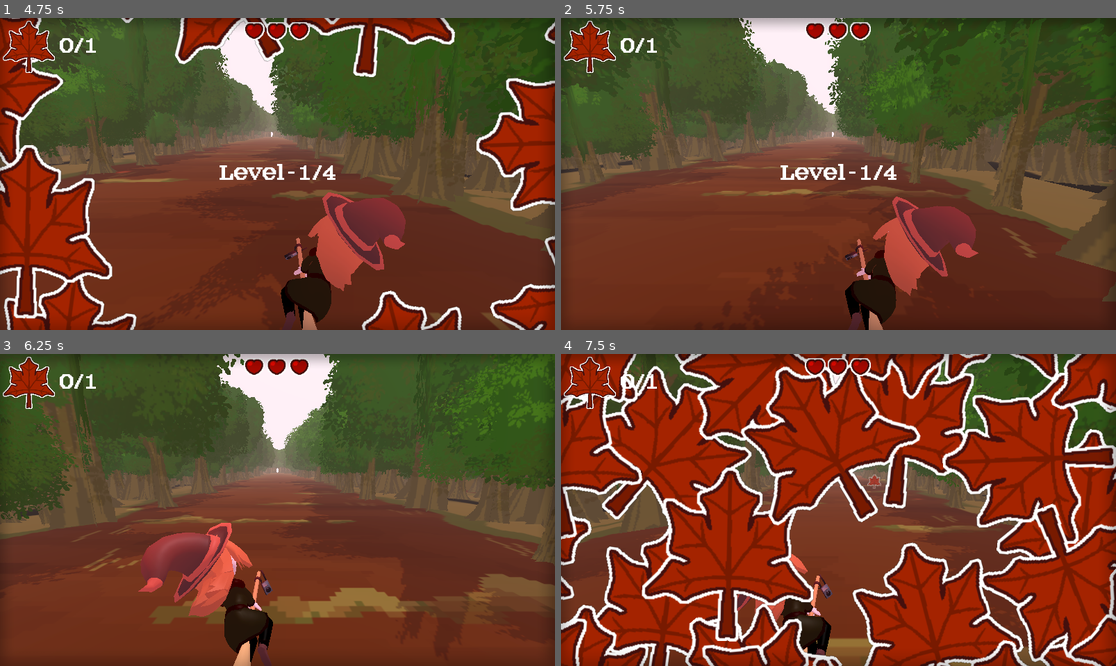
Above: before the commit, frames 1-4 (two rows, left to right).
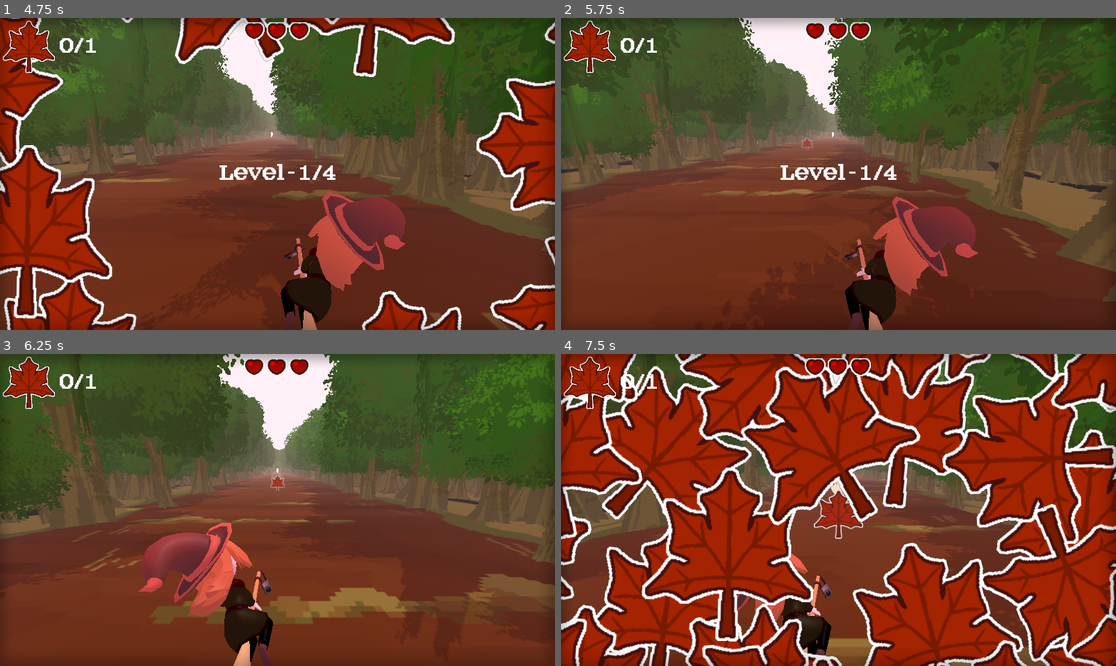
Above: after the commit, the same moments.

Repository: wewewer123/Cozy-Chaos-Fall-2025
Game: Godot game, scene res://scenes/game/GameHolder.tscn
The game is run twice, just before and just after one commit, with the same random seed, the same clock (stepped at 60 frames per second) and the same inputs.
Inputs (mouse positions are in pixels of both pictures, inside the frame that each line leads up to):
- Up to frame 1 (4.75 s): tap Enter at 0.5 s; move the mouse to (399, 158) at 0.52 s; hold D (right) 0.53-1.25 s; tap G (read_leaf) at 0.6 s; click (399, 158) at 0.67 s; click "tutorial" at 1.25 s; click "start" at 2 s; click "start" at 2.75 s; move the mouse to (277, 174) at 3.52 s; hold A (left) 3.53-4.28 s; tap H (read_lives) at 3.6 s; click (277, 174) at 3.67 s; move the mouse to (333, 105) at 4.27 s; hold D (right) from 4.28 s (still down); tap T at 4.35 s
- Up to frame 2 (5.75 s): keep holding D (right); move the mouse to (810, 236) at 5.02 s; tap Y at 5.1 s; click (810, 236) at 5.17 s
- Up to frame 3 (6.25 s): move the mouse to (444, 556) at 5.77 s; release D (right) at 5.78 s; hold A (left) from 5.78 s (still down); tap Tab at 5.85 s
- Up to frame 4 (7.5 s): keep holding A (left); tap Escape (escape) at 6.4 s; move the mouse to (672, 463) at 6.52 s; tap G (read_leaf) at 6.6 s; move the mouse to (866, 510) at 7.27 s; tap H (read_lives) at 7.35 s; click (866, 510) at 7.42 s

Frame 1 is identical in both runs. In frame 2, less than 0.1% of the frame differs, in the area x 43-97%, y 38-57%; in frame 3, less than 0.1%; in frame 4, 0.8%, in the area x 45-58%, y 38-60%.
Error before the commit: Invalid access to property or key 'leaf' on a base object of type 'Nil'. (res://scripts/game/game_manager.gd:61)
Error after the commit: Invalid access to property or key 'leaf' on a base object of type 'Nil'. (res://scripts/game/game_manager.gd:45)

Commit message:
Adds Voice Line Manager To All Scenes

Diff:
--- a/scenes/game/GameManager.tscn
+++ b/scenes/game/GameManager.tscn
@@ -1,11 +1,6 @@
-[gd_scene load_steps=16 format=3 uid="uid://dvlf5mhwcncbc"]
+[gd_scene load_steps=11 format=3 uid="uid://dvlf5mhwcncbc"]
 
 [ext_resource type="Script" uid="uid://67adang6a16o" path="res://scripts/game/game_manager.gd" id="1_unqrf"]
-[ext_resource type="AudioStream" uid="uid://ccgcv367au3un" path="res://assets/audio/Voicelines/Radio Guy/level1_radio_01_fx.wav" id="2_mhx6a"]
-[ext_resource type="AudioStream" uid="uid://bum5ohedxajlh" path="res://assets/audio/Voicelines/Radio Guy/level2_radio_01_fx.wav" id="3_o1ahd"]
-[ext_resource type="AudioStream" uid="uid://dfum3yse08ucb" path="res://assets/audio/Voicelines/Radio Guy/level3_radio_01_fx.wav" id="4_gvcca"]
-[ext_resource type="AudioStream" uid="uid://dwbsg0gww8yg5" path="res://assets/audio/Voicelines/Radio Guy/level4_radio_01_fx.wav" id="5_mydsw"]
-[ext_resource type="AudioStream" uid="uid://dgqd61cnjtwlu" path="res://assets/audio/Voicelines/Radio Guy/ending_radio_fx.wav" id="6_t4l15"]
 [ext_resource type="PackedScene" uid="uid://c5h0614qa13mh" path="res://scenes/ui/main_menu.tscn" id="7_mhx6a"]
 [ext_resource type="PackedScene" uid="uid://dyftg85otyil" path="res://scenes/world/Levels/Level1.tscn" id="7_uut2o"]
 [ext_resource type="PackedScene" uid="uid://ebwap5j0m8u" path="res://scenes/world/Levels/Level2.tscn" id="8_tub3f"]
@@ -13,32 +8,23 @@
 [ext_resource type="PackedScene" uid="uid://dry5v5b61sduq" path="res://scenes/world/Levels/Level4.tscn" id="10_qowum"]
 [ext_resource type="PackedScene" uid="uid://bs1cs7i43kjyp" path="res://scenes/ui/transition_leaf.tscn" id="11_0rt5h"]
 [ext_resource type="PackedScene" uid="uid://yl18bhn288tf" path="res://scenes/ui/win_scene.tscn" id="12_o1ahd"]
-[ext_resource type="PackedScene" uid="uid://cjqqr86ajhh1y" path="res://scenes/world/Levels/tutorial.tscn" id="13_mydsw"]
+[ext_resource type="PackedScene" uid="uid://cb2djpuc8jldn" path="res://scenes/world/Levels/tutorial.tscn" id="13_mydsw"]
 [ext_resource type="PackedScene" uid="uid://cikhnrmajljah" path="res://scenes/world/BackgroundMusic.tscn" id="14_gvcca"]
 
-[node name="GameManager" type="Node" node_paths=PackedStringArray("transition", "radio_audio_source")]
+[node name="GameManager" type="Node" node_paths=PackedStringArray("transition")]
 script = ExtResource("1_unqrf")
 transition = NodePath("CanvasLayer")
-radio_audio_source = NodePath("RadioGuy")
-radioLevel1 = ExtResource("2_mhx6a")
-radioLevel2 = ExtResource("3_o1ahd")
-radioLevel3 = ExtResource("4_gvcca")
-radioLevel4 = ExtResource("5_mydsw")
-radioEnd = ExtResource("6_t4l15")
 mainMenuScene = ExtResource("7_mhx6a")
+tutorial = ExtResource("13_mydsw")
 levelScene1 = ExtResource("7_uut2o")
 levelScene2 = ExtResource("8_tub3f")
 levelScene3 = ExtResource("9_qxkjd")
 levelScene4 = ExtResource("10_qowum")
 winScene = ExtResource("12_o1ahd")
-tutorial = ExtResource("13_mydsw")
 
 [node name="CanvasLayer" parent="." instance=ExtResource("11_0rt5h")]
 
 [node name="Node" type="Node" parent="."]
 
-[node name="RadioGuy" type="AudioStreamPlayer2D" parent="."]
-volume_db = 10.0
-
 [node name="Backgroundmusic" parent="." instance=ExtResource("14_gvcca")]
 volume_db = -10.0
--- a/scenes/ui/win_scene.tscn
+++ b/scenes/ui/win_scene.tscn
@@ -1,7 +1,10 @@
-[gd_scene load_steps=3 format=3 uid="uid://yl18bhn288tf"]
+[gd_scene load_steps=6 format=3 uid="uid://yl18bhn288tf"]
 
 [ext_resource type="Script" uid="uid://t1tim3b4rak1" path="res://scripts/ui/win_scene.gd" id="1_u7bdv"]
 [ext_resource type="Texture2D" uid="uid://dqoy7jrg8jmi1" path="res://assets/art/2D/ui/menu end resize 400.png" id="2_famdu"]
+[ext_resource type="PackedScene" uid="uid://cum7wm2g5hphj" path="res://scenes/world/Levels/level_voice_line_manager.tscn" id="2_m14gf"]
+[ext_resource type="AudioStream" uid="uid://dgqd61cnjtwlu" path="res://assets/audio/Voicelines/Radio Guy/ending_radio_fx.wav" id="3_v6m3t"]
+[ext_resource type="AudioStream" uid="uid://ccvfuwsnj30hx" path="res://assets/audio/Voicelines/witch/Lvl4-Witch-04.wav" id="4_7pt4q"]
 
 [node name="WinScene" type="Control"]
 layout_mode = 3
@@ -11,6 +14,9 @@
 grow_horizontal = 2
 grow_vertical = 2
 script = ExtResource("1_u7bdv")
+
+[node name="LevelVoiceLineManager" parent="." instance=ExtResource("2_m14gf")]
+_level_beginning_voice_lines = Array[AudioStream]([ExtResource("3_v6m3t"), ExtResource("4_7pt4q")])
 
 [node name="bc" type="ColorRect" parent="."]
 layout_mode = 1
--- a/scenes/world/Levels/Level1.tscn
+++ b/scenes/world/Levels/Level1.tscn
@@ -8,7 +8,9 @@
 [ext_resource type="PackedScene" uid="uid://7v0ou44u3gdb" path="res://scenes/world/decoration/tree_spawner.tscn" id="5_muapc"]
 [ext_resource type="AudioStream" uid="uid://hjlkns1dvcyy" path="res://assets/audio/music/Tea and Tiny Charms (summer).wav" id="9_2j2ko"]
 [ext_resource type="PackedScene" uid="uid://bdkni105yimiq" path="res://scenes/world/enviornment/trees_static.tscn" id="11_d7lc8"]
+[ext_resource type="PackedScene" uid="uid://cum7wm2g5hphj" path="res://scenes/world/Levels/level_voice_line_manager.tscn" id="11_k6s3k"]
 [ext_resource type="PackedScene" uid="uid://cikhnrmajljah" path="res://scenes/world/BackgroundMusic.tscn" id="11_xtfam"]
+[ext_resource type="AudioStream" uid="uid://ccgcv367au3un" path="res://assets/audio/Voicelines/Radio Guy/level1_radio_01_fx.wav" id="12_xtfam"]
 [ext_resource type="PackedScene" uid="uid://4mplcxp2vl13" path="res://scenes/world/player_locator.tscn" id="14_uvtmw"]
 
 [sub_resource type="Environment" id="Environment_3602c"]
@@ -45,5 +47,8 @@
 stream = ExtResource("9_2j2ko")
 volume_db = 1.0
 
+[node name="LevelVoiceLineManager" parent="." instance=ExtResource("11_k6s3k")]
+_level_beginning_voice_lines = Array[AudioStream]([ExtResource("12_xtfam")])
+
 [node name="WorldEnvironment" type="WorldEnvironment" parent="."]
 environment = SubResource("Environment_3602c")
--- a/scenes/world/Levels/Level2.tscn
+++ b/scenes/world/Levels/Level2.tscn
@@ -9,9 +9,13 @@
 [ext_resource type="Resource" uid="uid://ctw7pnyka6wju" path="res://scenes/world/decoration/tree/factories/tree_factory_level_2.tres" id="10_kkefh"]
 [ext_resource type="AudioStream" uid="uid://hjlkns1dvcyy" path="res://assets/audio/music/Tea and Tiny Charms (summer).wav" id="11_u6557"]
 [ext_resource type="PackedScene" uid="uid://bfa4mxrqb63dw" path="res://scenes/world/environment_light.tscn" id="12_u6557"]
+[ext_resource type="PackedScene" uid="uid://cum7wm2g5hphj" path="res://scenes/world/Levels/level_voice_line_manager.tscn" id="13_w5duo"]
 [ext_resource type="PackedScene" uid="uid://bdkni105yimiq" path="res://scenes/world/enviornment/trees_static.tscn" id="13_xhb0t"]
+[ext_resource type="AudioStream" uid="uid://dkurfvq3c5ni4" path="res://assets/audio/Voicelines/witch/Lvl2-Witch-01.wav" id="14_6wvkr"]
 [ext_resource type="Texture2D" uid="uid://t7rayi1myxm2" path="res://assets/art/2D/trees/trees_yellow/ta111.png" id="14_bgw3j"]
 [ext_resource type="PackedScene" uid="uid://cikhnrmajljah" path="res://scenes/world/BackgroundMusic.tscn" id="14_py7lu"]
+[ext_resource type="AudioStream" uid="uid://bum5ohedxajlh" path="res://assets/audio/Voicelines/Radio Guy/level2_radio_01_fx.wav" id="15_krjmf"]
+[ext_resource type="AudioStream" uid="uid://dhnxcmlylsvoh" path="res://assets/audio/Voicelines/witch/Lvl2-Witch-03.wav" id="16_aa8rh"]
 [ext_resource type="PackedScene" uid="uid://4mplcxp2vl13" path="res://scenes/world/player_locator.tscn" id="17_w5duo"]
 
 [sub_resource type="Environment" id="Environment_frq16"]
@@ -46,4 +50,7 @@
 stream = ExtResource("11_u6557")
 volume_db = 7.0
 
+[node name="LevelVoiceLineManager" parent="." instance=ExtResource("13_w5duo")]
+_level_beginning_voice_lines = Array[AudioStream]([ExtResource("14_6wvkr"), ExtResource("15_krjmf"), ExtResource("16_aa8rh")])
+
 [node name="PlayerLocator" parent="." instance=ExtResource("17_w5duo")]
--- a/scenes/world/Levels/Level3.tscn
+++ b/scenes/world/Levels/Level3.tscn
@@ -9,9 +9,14 @@
 [ext_resource type="Resource" uid="uid://i8mcap5ckuy3" path="res://scenes/world/decoration/tree/factories/tree_factory_level_3.tres" id="10_hna0g"]
 [ext_resource type="PackedScene" uid="uid://bfa4mxrqb63dw" path="res://scenes/world/environment_light.tscn" id="12_vy503"]
 [ext_resource type="PackedScene" uid="uid://bdkni105yimiq" path="res://scenes/world/enviornment/trees_static.tscn" id="13_rd0oh"]
+[ext_resource type="PackedScene" uid="uid://cum7wm2g5hphj" path="res://scenes/world/Levels/level_voice_line_manager.tscn" id="13_yo7rt"]
 [ext_resource type="Texture2D" uid="uid://ctvofsuwpt834" path="res://assets/art/2D/trees/trees_red/ta11111.png" id="14_rqcwb"]
 [ext_resource type="PackedScene" uid="uid://cikhnrmajljah" path="res://scenes/world/BackgroundMusic.tscn" id="14_s7s4a"]
+[ext_resource type="AudioStream" uid="uid://ddu55mq7lr877" path="res://assets/audio/Voicelines/witch/Lvl3-Witch-01.wav" id="14_ywetf"]
+[ext_resource type="AudioStream" uid="uid://dfum3yse08ucb" path="res://assets/audio/Voicelines/Radio Guy/level3_radio_01_fx.wav" id="15_q5lb2"]
 [ext_resource type="AudioStream" uid="uid://bxwx0ppv3tnjg" path="res://assets/audio/music/Cooking spells.mp3" id="15_s7s4a"]
+[ext_resource type="AudioStream" uid="uid://dv7wmix32r83v" path="res://assets/audio/Voicelines/witch/Lvl3-Witch-02.wav" id="16_i6w8r"]
+[ext_resource type="AudioStream" uid="uid://bip27rb3a3ra1" path="res://assets/audio/Voicelines/witch/Lvl3-Witch-03.wav" id="17_qvwqt"]
 [ext_resource type="PackedScene" uid="uid://4mplcxp2vl13" path="res://scenes/world/player_locator.tscn" id="17_tshvk"]
 
 [sub_resource type="Environment" id="Environment_rd0oh"]
@@ -47,4 +52,8 @@
 stream = ExtResource("15_s7s4a")
 volume_db = 7.0
 
+[node name="LevelVoiceLineManager" parent="." instance=ExtResource("13_yo7rt")]
+_level_beginning_voice_lines = Array[AudioStream]([ExtResource("14_ywetf"), ExtResource("15_q5lb2"), ExtResource("16_i6w8r")])
+_level_middle_voice_lines = Array[AudioStream]([ExtResource("17_qvwqt")])
+
 [node name="PlayerLocator" parent="." instance=ExtResource("17_tshvk")]
--- a/scenes/world/Levels/Level4.tscn
+++ b/scenes/world/Levels/Level4.tscn
@@ -8,11 +8,16 @@
 [ext_resource type="PackedScene" uid="uid://7v0ou44u3gdb" path="res://scenes/world/decoration/tree_spawner.tscn" id="9_mvwpp"]
 [ext_resource type="Resource" uid="uid://wajewmi47mmq" path="res://scenes/world/decoration/tree/factories/tree_factory_level_4.tres" id="10_iwh7l"]
 [ext_resource type="PackedScene" uid="uid://bfa4mxrqb63dw" path="res://scenes/world/environment_light.tscn" id="12_mgf4m"]
+[ext_resource type="PackedScene" uid="uid://cum7wm2g5hphj" path="res://scenes/world/Levels/level_voice_line_manager.tscn" id="13_5hjs0"]
 [ext_resource type="PackedScene" uid="uid://bdkni105yimiq" path="res://scenes/world/enviornment/trees_static.tscn" id="13_qoiiw"]
 [ext_resource type="Texture2D" uid="uid://y0oedotpuuvl" path="res://assets/art/2D/trees/trees_red_dark/ta1.png" id="14_0p8ux"]
 [ext_resource type="PackedScene" uid="uid://cikhnrmajljah" path="res://scenes/world/BackgroundMusic.tscn" id="14_lugpx"]
+[ext_resource type="AudioStream" uid="uid://dwbsg0gww8yg5" path="res://assets/audio/Voicelines/Radio Guy/level4_radio_01_fx.wav" id="14_umhxr"]
 [ext_resource type="AudioStream" uid="uid://bh1ue02vocmme" path="res://assets/audio/music/Go you, Witch Girl!.mp3" id="15_0p8ux"]
+[ext_resource type="AudioStream" uid="uid://d1edvqdwpyaww" path="res://assets/audio/Voicelines/witch/Lvl4-Witch-01.wav" id="15_g8xfw"]
+[ext_resource type="AudioStream" uid="uid://dgbdd6j0j2m3x" path="res://assets/audio/Voicelines/witch/Lvl4-Witch-02.wav" id="16_4ktme"]
 [ext_resource type="PackedScene" uid="uid://4mplcxp2vl13" path="res://scenes/world/player_locator.tscn" id="17_7i75j"]
+[ext_resource type="AudioStream" uid="uid://cngk4lxl88ipt" path="res://assets/audio/Voicelines/witch/Lvl4-Witch-03.wav" id="17_osqid"]
 
 [sub_resource type="Environment" id="Environment_dqfi3"]
 background_mode = 1
@@ -45,6 +50,10 @@
 
 [node name="Backgroundmusic" parent="." instance=ExtResource("14_lugpx")]
 stream = ExtResource("15_0p8ux")
-volume_db = 7.0
+volume_db = 3.0
+
+[node name="LevelVoiceLineManager" parent="." instance=ExtResource("13_5hjs0")]
+_level_beginning_voice_lines = Array[AudioStream]([ExtResource("14_umhxr"), ExtResource("15_g8xfw"), ExtResource("16_4ktme")])
+_level_end_voice_lines = Array[AudioStream]([ExtResource("17_osqid")])
 
 [node name="PlayerLocator" parent="." instance=ExtResource("17_7i75j")]
--- a/scenes/world/Levels/level_voice_line_manager.gd
+++ b/scenes/world/Levels/level_voice_line_manager.gd
@@ -15,6 +15,9 @@
 func play_ending_lines_async():
 	await _play_voice_lines_async(_level_end_voice_lines)
 
+func has_mid_level_voice_lines() -> bool:
+	return len(_level_middle_voice_lines) > 0
+
 func _play_voice_lines_async(voice_lines:Array[AudioStream]):
 	if len(voice_lines) == 0:
 		return
--- a/scenes/world/Levels/tutorial.tscn
+++ b/scenes/world/Levels/tutorial.tscn
@@ -1,8 +1,54 @@
-[gd_scene load_steps=3 format=3 uid="uid://cjqqr86ajhh1y"]
+[gd_scene load_steps=14 format=3 uid="uid://cb2djpuc8jldn"]
 
 [ext_resource type="Script" uid="uid://bb8dm3q1cd3ic" path="res://scripts/world/tutorial.gd" id="1_7n6eb"]
+[ext_resource type="PackedScene" uid="uid://b8hnbwt0gfqgx" path="res://scenes/world/environment.tscn" id="2_y2v1s"]
 [ext_resource type="Resource" uid="uid://b66ua3ss6oli1" path="res://scenes/world/tutorial_voice_lines.tres" id="2_yb1ct"]
+[ext_resource type="PackedScene" uid="uid://4mplcxp2vl13" path="res://scenes/world/player_locator.tscn" id="3_c5f02"]
+[ext_resource type="PackedScene" uid="uid://jkp5gvu52u1o" path="res://scenes/player/player.tscn" id="4_a7uam"]
+[ext_resource type="PackedScene" uid="uid://cv4wv6nlarpg" path="res://scenes/lane_objects/lane_object_collection.tscn" id="5_4lt7a"]
+[ext_resource type="PackedScene" uid="uid://cktfpcvhahrcj" path="res://scenes/lane_objects/lane_spawner.tscn" id="6_vi65h"]
+[ext_resource type="PackedScene" uid="uid://7v0ou44u3gdb" path="res://scenes/world/decoration/tree_spawner.tscn" id="7_a05hh"]
+[ext_resource type="PackedScene" uid="uid://bdkni105yimiq" path="res://scenes/world/enviornment/trees_static.tscn" id="8_2r4xb"]
+[ext_resource type="PackedScene" uid="uid://cikhnrmajljah" path="res://scenes/world/BackgroundMusic.tscn" id="9_fw7o5"]
+[ext_resource type="AudioStream" uid="uid://hjlkns1dvcyy" path="res://assets/audio/music/Tea and Tiny Charms (summer).wav" id="10_oqwej"]
+[ext_resource type="PackedScene" uid="uid://cum7wm2g5hphj" path="res://scenes/world/Levels/level_voice_line_manager.tscn" id="11_e5s77"]
 
-[node name="Tutorial" type="Node"]
+[sub_resource type="Environment" id="Environment_3602c"]
+background_mode = 1
+background_color = Color(0.3647059, 0.6901961, 0.8509804, 1)
+
+[node name="Main" type="Node3D"]
 script = ExtResource("1_7n6eb")
 tutorial_audio = ExtResource("2_yb1ct")
+
+[node name="Ground" parent="." instance=ExtResource("2_y2v1s")]
+
+[node name="DirectionalLight3D" type="DirectionalLight3D" parent="."]
+transform = Transform3D(-0.8660254, -0.43301278, 0.25, 0, 0.49999997, 0.86602545, -0.50000006, 0.75, -0.43301266, 0, 0, 0)
+light_energy = 0.05
+shadow_enabled = true
+
+[node name="PlayerLocator" parent="." instance=ExtResource("3_c5f02")]
+
+[node name="Player" parent="." groups=["Player"] instance=ExtResource("4_a7uam")]
+transform = Transform3D(1, 0, 0, 0, 1, 0, 0, 0, 1, 0, 4.34, 0)
+
+[node name="LaneObjectCollection" parent="." instance=ExtResource("5_4lt7a")]
+
+[node name="LaneSpawner" parent="." instance=ExtResource("6_vi65h")]
+transform = Transform3D(1, 0, 0, 0, 1, 0, 0, 0, 1, 0, 0, -25)
+
+[node name="TreeSpawner" parent="." instance=ExtResource("7_a05hh")]
+transform = Transform3D(1, 0, 0, 0, 1, 0, 0, 0, 1, 0, 0, -25.817741)
+
+[node name="TreesStatic" parent="." instance=ExtResource("8_2r4xb")]
+transform = Transform3D(1, 0, 0, 0, 1, 0, 0, 0, 1, 0.0045776367, 0.9870453, -0.021865845)
+
+[node name="Backgroundmusic" parent="." instance=ExtResource("9_fw7o5")]
+stream = ExtResource("10_oqwej")
+volume_db = 1.0
+
+[node name="LevelVoiceLineManager" parent="." instance=ExtResource("11_e5s77")]
+
+[node name="WorldEnvironment" type="WorldEnvironment" parent="."]
+environment = SubResource("Environment_3602c")
--- a/scripts/game/game_manager.gd
+++ b/scripts/game/game_manager.gd
@@ -7,14 +7,6 @@
 var _curren_game_state:game_states = game_states.NULL
 
 @export var transition:ITransition
-
-@export var radio_audio_source:AudioStreamPlayer2D
-
-@export var radioLevel1:AudioStream
-@export var radioLevel2:AudioStream
-@export var radioLevel3:AudioStream
-@export var radioLevel4:AudioStream
-@export var radioEnd:AudioStream
 
 @export var mainMenuScene:PackedScene
 @export var tutorial:PackedScene
@@ -34,14 +26,6 @@
 var curr_lane_spawner:Spawner = null
 var FIRST_LEVEL_INDEX = 1
 var current_level:int = FIRST_LEVEL_INDEX
-
-func _playStream(nextStream: AudioStream) -> void:
-	if(Globals.debug_skip_radio):
-		await get_tree().process_frame
-		return
-
-	radio_audio_source.stream = nextStream
-	radio_audio_source.play()
 
 func _ready() -> void:
 	var voices = DisplayServer.tts_get_voices()
@@ -64,7 +48,6 @@
 
 func _resetGameState():
 	current_level = FIRST_LEVEL_INDEX
-	radio_audio_source.stop()
 
 func set_scene_container(scene_container:Node) -> void:
 	assert( scene_container != null, "GameManager : scene_container must not be null")
@@ -88,7 +71,6 @@
 		game_states.MENU:
 			_set_menu()
 		game_states.TUTORIAL:
-			_set_level()
 			_set_tutorial()
 		game_states.LEVEL1:
 			_set_level()
@@ -103,18 +85,12 @@
 			_set_win()
 
 func _set_tutorial():
-	var tutorialObject = tutorial.instantiate()
-	add_child(tutorialObject)
-	await get_tree().process_frame
-	await tutorialObject.start_and_wait(radio_audio_source, curr_lane_spawner, player)
+	var tutorial_scene = tutorial.instantiate()
+	call_deferred("_set_new_scene", tutorial_scene)
 
 func wait_audio_source_finished(audio_source:AudioStreamPlayer2D) -> void:
 	while audio_source.playing:
 		await get_tree().process_frame
-
-func _play_voiceline(audio_stream:AudioStream) -> void:
-	radio_audio_source.stream = audio_stream
-	radio_audio_source.play()
 
 func _set_menu() -> void:
 	var res:PackedScene = mainMenuScene
--- a/scripts/ui/win_scene.gd
+++ b/scripts/ui/win_scene.gd
@@ -1,2 +1,7 @@
 extends Control
 class_name WinScene
+
+@onready var level_voice_line_manager:LevelVoiceLineManager = $LevelVoiceLineManager
+
+func _ready() -> void:
+	level_voice_line_manager.play_beginnging_lines_async()
--- a/scripts/world/main.gd
+++ b/scripts/world/main.gd
@@ -30,14 +30,21 @@
 	spawner.start_spawning()
 
 func on_player_leaf_changed(new_leaf_count:int):
-	if new_leaf_count == roundi(Globals.get_max_leaf_count() / 2.0):
+	if new_leaf_count == Globals.get_max_leaf_count():
+		lane_object_parent.remove_all_lane_objects()
 		spawner.stop_spawning()
+		await level_voice_line_manager.play_ending_lines_async()
+		GameManager.next_level()
+	elif _should_play_mid_level_voice_lines(new_leaf_count):
+		spawner.stop_spawning()
+		lane_object_parent.remove_all_lane_objects()
 		await level_voice_line_manager.play_middle_lines_async()
 		spawner.start_spawning()
-	elif new_leaf_count == Globals.get_max_leaf_count():
-		lane_object_parent.remove_all_lane_objects()
-		await level_voice_line_manager.play_ending_lines_async()
-		GameManager.next_level()
+
+func _should_play_mid_level_voice_lines(new_leaf_count:int) -> bool:
+	return (
+		level_voice_line_manager.has_mid_level_voice_lines() and
+		new_leaf_count == roundi(Globals.get_max_leaf_count() / 2.0))
 
 func on_player_death() -> void:
 	lane_object_parent.remove_all_lane_objects()
--- a/scripts/world/tutorial.gd
+++ b/scripts/world/tutorial.gd
@@ -5,18 +5,27 @@
 
 @export var tutorial_audio:TutorialAudioContainer
 
-var _spawner:Spawner
-var _audio_player:AudioStreamPlayer2D
-var _player:PlayerObject
+@onready var _spawner:Spawner = $LaneSpawner
+@onready var _audio_player:AudioStreamPlayer2D = $LevelVoiceLineManager
+@onready var _player:PlayerObject = $Player
+@onready var _player_locator:PlayerLocator = $PlayerLocator
+@onready var lane_object_parent:LaneObjectCollection = $LaneObjectCollection
+@onready var hud:HUD = load("res://scenes/ui/ingame hud/HUD.tscn").instantiate()
 
-func start_and_wait(audio_player:AudioStreamPlayer2D, spawner:Spawner, player:PlayerObject) -> void:
-	_audio_player = audio_player
-	_spawner = spawner
-	_player = player
+func _ready() -> void:
+	GameManager.player = _player
+	GameManager.curr_lane_spawner = _spawner
 
-	await _play_tutorial()
+	hud.init()
+	_spawner.init(lane_object_parent, _player_locator)
+	_player.init(_spawner)
+	_player_locator.init(_player)
 
-func _play_tutorial() -> void:
+	add_child(hud)
+
+	await _play_tutorial_async()
+
+func _play_tutorial_async() -> void:
 	await _play_and_wait_witch_voice_line(tutorial_audio.Lvl1_Witch_01) #where are you
 	await _wait_for_leaf_tutorial()
 	await _wait_for_tree_tutorial()
Not shown: 1 places in scenes/world/Levels/Level1.tscn that only renumber resources
Not shown: 1 places in scenes/world/Levels/Level2.tscn that only renumber resources
Not shown: 1 places in scenes/world/Levels/Level3.tscn that only renumber resources
Not shown: 1 places in scenes/world/Levels/Level4.tscn that only renumber resources
